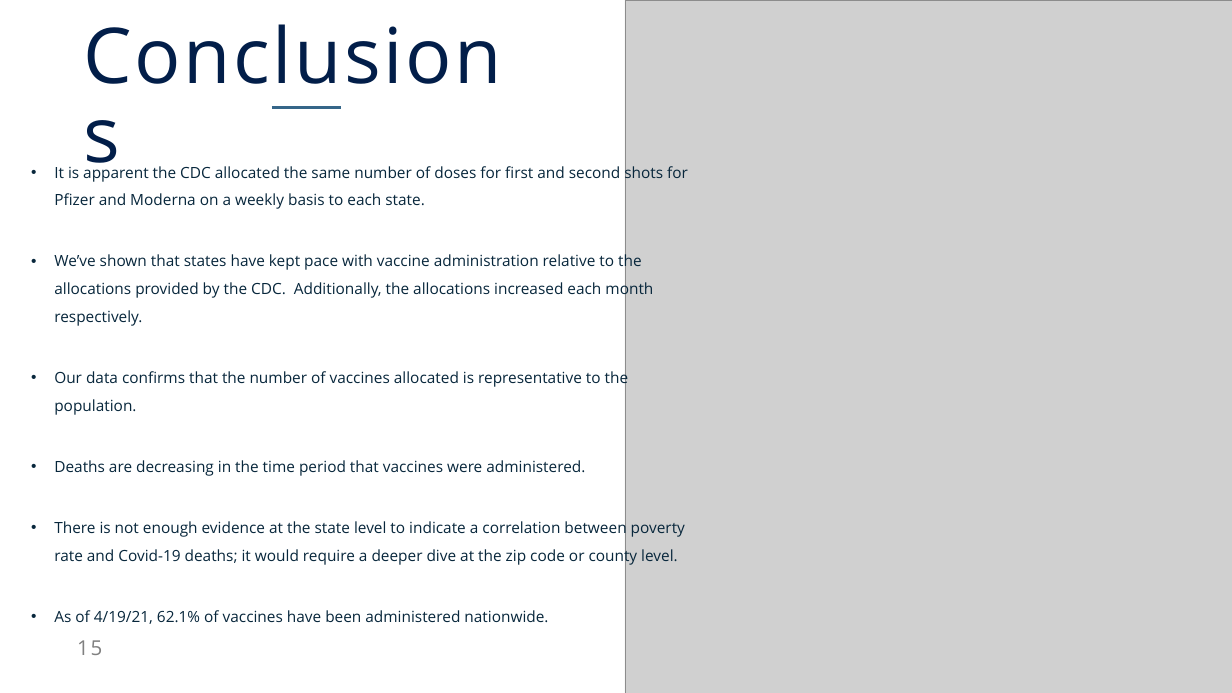
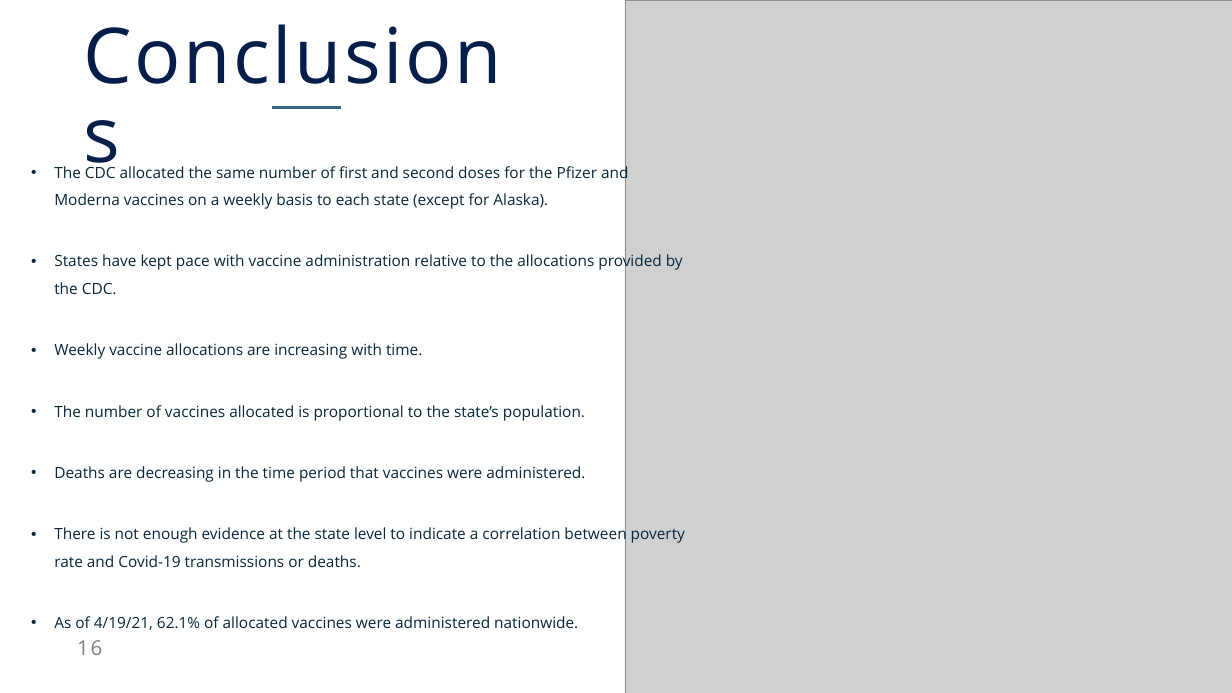
Before and after one commit to AnneNiemiec/Project_One, a slide deck: slide 16 of presentation/Project_one.pptx (slide 15 before the commit). Drawn at 1232x693 pixels with LibreOffice and Linux fonts; fonts in the diff are those of the drawing; grey boxes stand for pictures. Boxes give left, top, right and bottom in pixels: in the first picture for what was removed or moved away, otherwise in the second. Text is boxed around its words. In the diff, an @@ line names an element or a change of style, - is before the commit and + after.

```diff
--- a/presentation/Project_one.pptx
+++ b/presentation/Project_one.pptx
@@ text at (x1=54, y1=164, x2=683, y2=421): text changed @@
-• It is apparent the CDC allocated the same number of doses for first and second shots for Pfizer and Moderna on a weekly basis to each state.
-• We’ve shown that states have kept pace with vaccine administration relative to the allocations provided by the CDC. Additionally, the allocations increased each month respectively.
-• Our data confirms that the number of vaccines allocated is representative to the population.
+• The CDC allocated the same number of first and second doses for the Pfizer and Moderna vaccines on a weekly basis to each state (except for Alaska).
+• States have kept pace with vaccine administration relative to the allocations provided by the CDC.
+• Weekly vaccine allocations are increasing with time.
+• The number of vaccines allocated is proportional to the state’s population.
@@ text at (x1=54, y1=525, x2=685, y2=630): text changed @@
-• There is not enough evidence at the state level to indicate a correlation between poverty rate and Covid-19 deaths; it would require a deeper dive at the zip code or county level.
-• As of 4/19/21, 62.1% of vaccines have been administered nationwide.
+• There is not enough evidence at the state level to indicate a correlation between poverty rate and Covid-19 transmissions or deaths.
+• As of 4/19/21, 62.1% of allocated vaccines were administered nationwide.
@@ page number at (x1=77, y1=640, x2=102, y2=655): text changed @@
-15
+16
```
Also in this commit, not shown: 6 other slides changed, 7 slides added, 5 slides removed, 2 other files.
